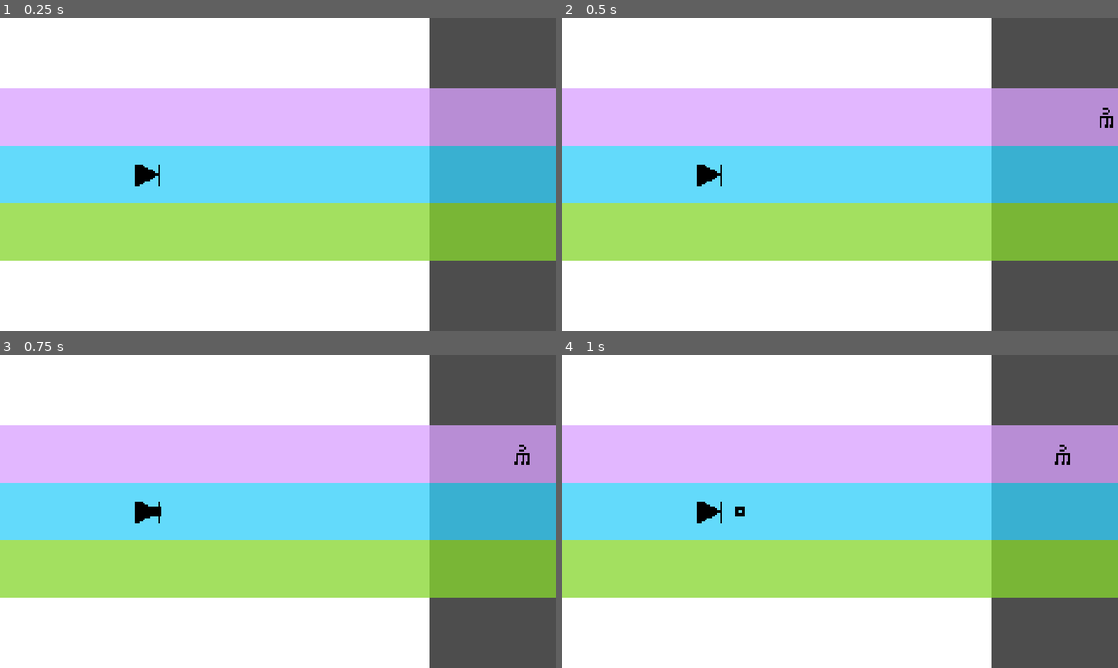
Above: before the commit, frames 1-4 (two rows, left to right).
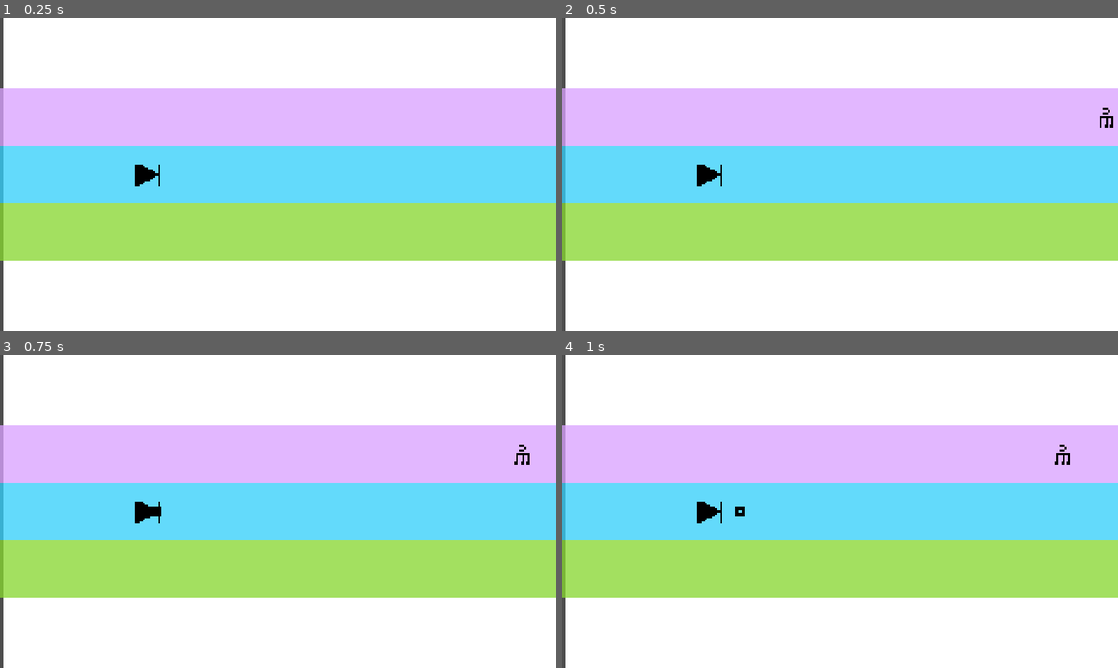
Above: after the commit, the same moments.

Repository: chorwat2137/haven-2026
Game: Godot game, scene res://scenes/main.tscn
The game is run twice, just before and just after one commit, with the same random seed, the same clock (stepped at 60 frames per second) and the same inputs.
Inputs:
- Up to frame 1 (0.25 s): no input
- Up to frame 2 (0.5 s): no input
- Up to frame 3 (0.75 s): tap Enter (ui_accept) at 0.5 s; hold Right (ui_right) from 0.53 s (still down); tap Space (shoot) at 0.6 s
- Up to frame 4 (1 s): keep holding Right (ui_right); tap Enter (ui_accept) at 0.77 s

The runs differ from the first frame. In frame 1, 23% of the frame differs, in the area x 0-100%, y 0-100%; in frame 2, 23%; in frame 3, 23%; in frame 4, 23%.

Commit message:
Automatic sync

Diff:
--- a/scenes/main.tscn
+++ b/scenes/main.tscn
@@ -47,7 +47,7 @@
 
 [node name="Spectrum" parent="Player/Camera2D2" unique_id=137574055 instance=ExtResource("3_sugp2")]
 z_index = -1
-offset_left = -1396.0
+offset_left = -951.0
 offset_top = -529.0
-offset_right = -1356.0
+offset_right = -911.0
 offset_bottom = -489.0
